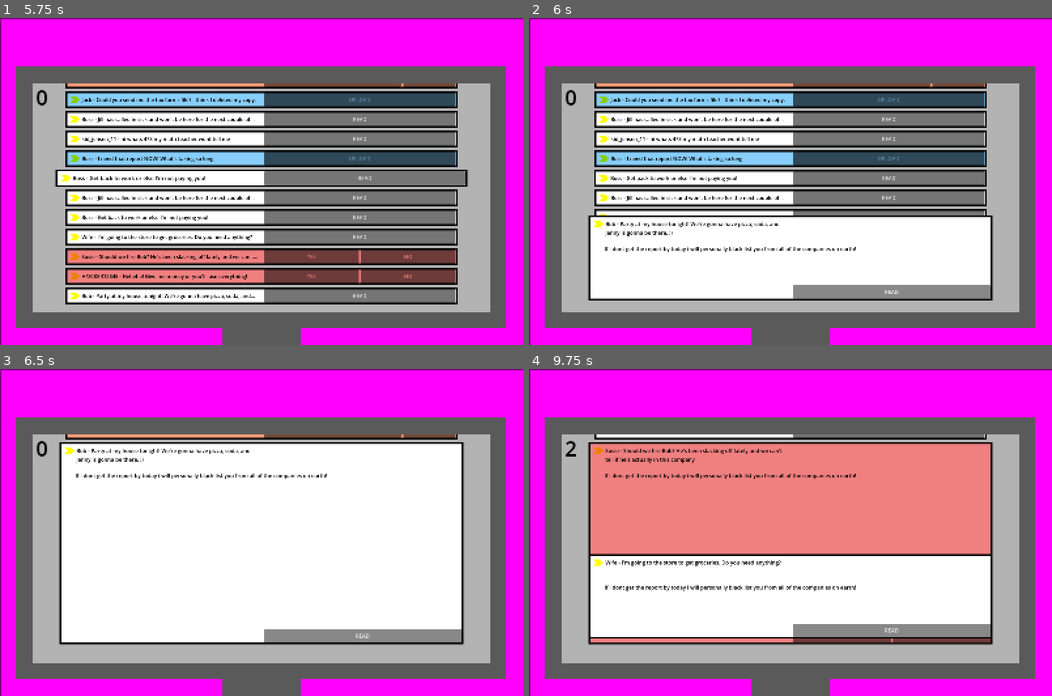
Above: before the commit, frames 1-4 (two rows, left to right).
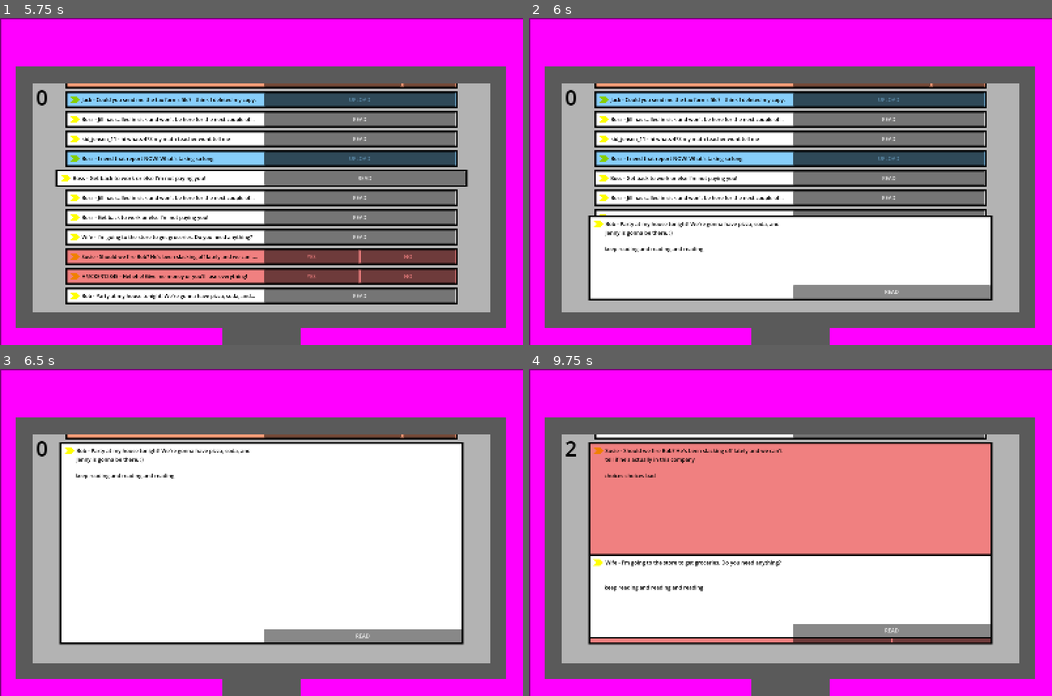
Above: after the commit, the same moments.

Repository: BradBenJoya/GMTK2026
Game: Godot game, scene res://Scenes/main.tscn
The game is run twice, just before and just after one commit, with the same random seed, the same clock (stepped at 60 frames per second) and the same inputs.
Inputs (mouse positions are in pixels of both pictures, inside the frame that each line leads up to):
- Up to frame 1 (5.75 s): tap Enter at 0.5, 2, 3.5 s; press the mouse at (261, 181) at 0.53 s; tap Space at 1.25, 2.75, 4.25 s; move the mouse to (156, 197) at 1.27 s; release the mouse at (156, 197) at 1.28 s; click (156, 197) at 1.35 s; move the mouse to (313, 109) at 2.02 s; press the mouse at (313, 109) at 2.03 s; move the mouse to (235, 246) at 2.77 s; release the mouse at (235, 246) at 2.78 s; click (235, 246) at 2.85 s; move the mouse to (418, 230) at 3.52 s; press the mouse at (418, 230) at 3.53 s; move the mouse to (104, 132) at 4.27 s; release the mouse at (104, 132) at 4.28 s; click (104, 132) at 4.35 s; move the mouse to (287, 181) at 5.02 s; press the mouse at (287, 181) at 5.03 s
- Up to frame 2 (6 s): release the mouse at (816, 181) at 5.75 s; click "READ" at 5.75 s
- Up to frame 3 (6.5 s): no input
- Up to frame 4 (9.75 s): click "YES" at 6.5 s; click "READ" at 7.25 s; click "YES" at 8 s; click "YES" at 8.75 s; click "READ" at 9.5 s

Frame 1 is identical in both runs. In frame 2, 0.3% of the frame differs, in the area x 14-63%, y 70-72%; in frame 3, 0.3%; in frame 4, 0.8%, in the area x 14-63%, y 32-68%.

Commit message:
Finished implementation of collapsing text
When opening an email it shows the expanded text Label. the text is determined by randomizing an array of strings.

Diff:
--- a/Scenes/email.tscn
+++ b/Scenes/email.tscn
@@ -58,10 +58,15 @@
 [node name="FlavorTextController" type="Node" parent="." unique_id=1545654535]
 script = ExtResource("2_hkori")
 read_text = Array[String](["Boss - Get back to work or else I'm not paying you!", "Bob - Party at my house tonight! We' …(385 unchanged characters)…
+expanded_read_text = Array[String](["keep reading and reading and reading"])
 decision_good_text = Array[String](["Boss - Want a raise? Your acceptional work has been recognised by the other staff.", "Discord - You got gifted 1 Month of Nitro! Do you accept?", "Colin - I handled the report. Should I send it to you so you can submit it?"])
 decision_bad_text = Array[String](["Susie - Should we fire Bob? He's been slacking off lately and we can't tell if he's actually in this company", "Wife - Take a day off! You could help around the house instead of being at work!", "H@CKER12345 - Hehehe! Give me money or you'll lose everything!"])
+expanded_decision_good_text = Array[String](["choices choices good"])
+expanded_decision_bad_text = Array[String](["choices choices bad"])
 spam_text = Array[String](["LOTTERY - You wun $10,,000!1!!!!11!!!", "Amasun - Plz confirm your acount we need to confrm it", "Itchy - Ur account got hackd. Please call 123-456-7890 to reset ur pasword."])
+expanded_spam_text = Array[String](["free bobux"])
 upload_text = Array[String](["Jack - Could you send me the tax forms file? I think I deleted my copy.", "Boss - I need that report NOW! What's taking so long!"])
+expanded_upload_text = Array[String](["man if only i didnt need to use my local mcdonalds wifi"])
 
 [node name="Buttons" type="Node2D" parent="." unique_id=148673893]
 
--- a/Scripts/Email/email.gd
+++ b/Scripts/Email/email.gd
@@ -4,14 +4,16 @@
 
 @export_group("Nodes")
 @export var flavor_text : Label
+
 # start Psudeo Pakman
 @export var collapsed_email_text: Label
 # end Psuedo Pakman
+
 @export var upload_button : Button
 @export var upload_bar : ProgressBar
 
 @export_group("Scripts") # sorry, shoulda probably split this up (?)
-@export var flavor_text_controller : Node
+@export var flavor_text_controller : FlavorTextController
 
 @export_group("Data")
 @export_enum("Normal", "Accept", "Decline", "Spam", "Upload", "Attachment") var type : String
@@ -42,6 +44,13 @@
 
 		read.visible = true
 
+		# start Psuedo Pakman
+		# Im assuming normal means read
+		collapsed_email_text.text = flavor_text_controller.expanded_read_text[
+			randi_range(0, flavor_text_controller.expanded_read_text.size() - 1)
+		]
+		# end Psuedo Pakman
+
 	else:
 		var special_random : int = randi_range(1, 4)
 
@@ -52,12 +61,24 @@
 
 			decision.visible = true
 
+			# start Psuedo Pakman
+			collapsed_email_text.text = flavor_text_controller.expanded_decision_good_text[
+				randi_range(0, flavor_text_controller.expanded_read_text.size() - 1)
+			]
+			# end Psuedo Pakman
+
 		elif special_random == 2:
 			type = "Decline"
 			modulate = Color.LIGHT_CORAL
 			flavor_text.text = flavor_text_controller.decision_bad_text.pick_random()
 
 			decision.visible = true
+
+			# start Psuedo Pakman
+			collapsed_email_text.text = flavor_text_controller.expanded_decision_bad_text[
+				randi_range(0, flavor_text_controller.expanded_read_text.size() - 1)
+			]
+			# end Psuedo Pakman
 
 		elif special_random == 3:
 			type = "Spam"
@@ -66,12 +87,24 @@
 
 			spam.visible = true
 
+			# start Psuedo Pakman
+			collapsed_email_text.text = flavor_text_controller.expanded_spam_text[
+				randi_range(0, flavor_text_controller.expanded_read_text.size() - 1)
+			]
+			# end Psuedo Pakman
+
 		elif special_random == 4:
 			type = "Upload"
 			modulate = Color.LIGHT_SKY_BLUE
 			flavor_text.text = flavor_text_controller.upload_text.pick_random()
 
 			upload.visible = true
+
+			# start Psuedo Pakman
+			collapsed_email_text.text = flavor_text_controller.expanded_read_text[
+				randi_range(0, flavor_text_controller.expanded_upload_text.size() - 1)
+			]
+			# end Psuedo Pakman
 
 
 func _process(delta):
--- a/Scripts/Email/flavor_text_controller.gd
+++ b/Scripts/Email/flavor_text_controller.gd
@@ -1,4 +1,5 @@
 extends Node
+class_name FlavorTextController
 
 @export_group("Flavor Text - Read")
 @export var read_text : Array[String]
